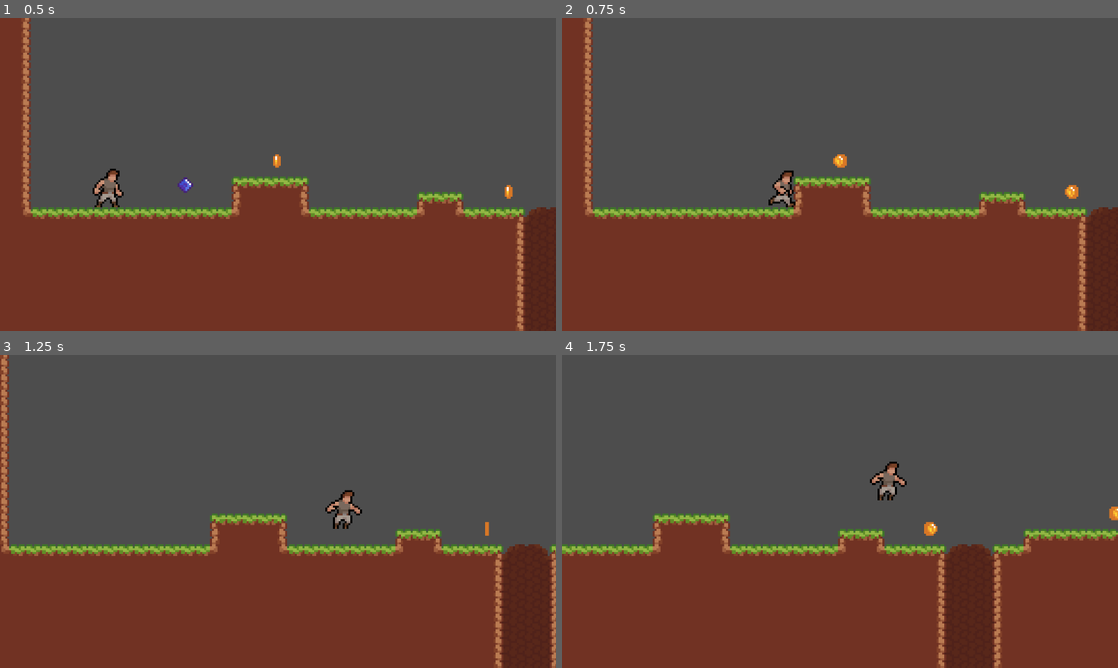
Above: before the commit, frames 1-4 (two rows, left to right).
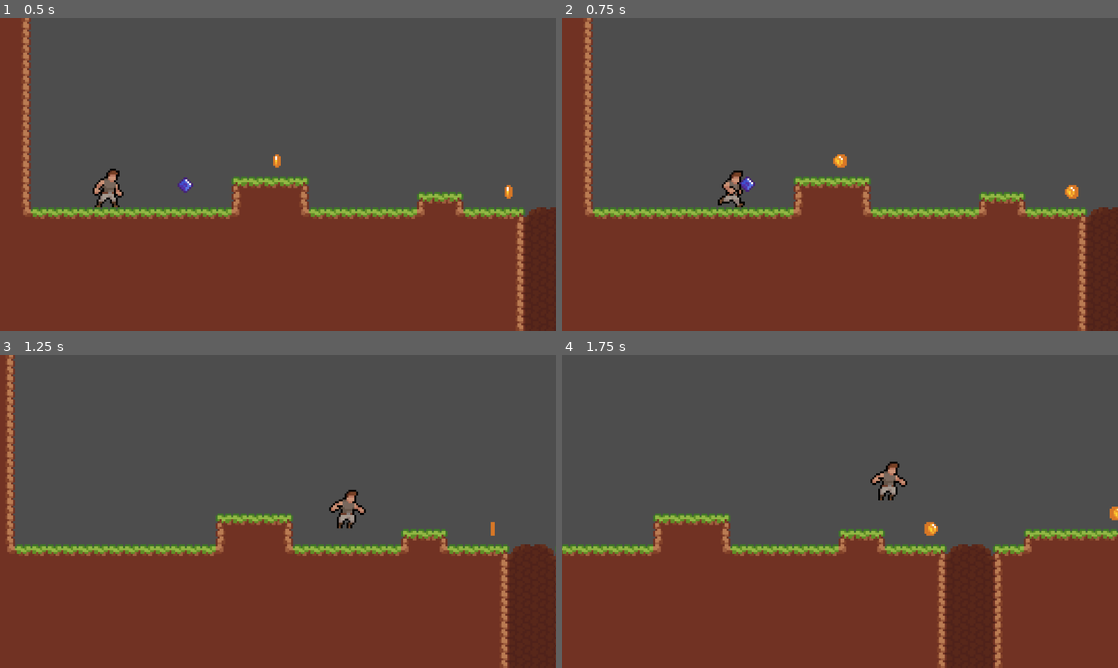
Above: after the commit, the same moments.

Repository: AashaStudios/ProjectRun
Game: Godot game, scene res://scenes/game.tscn
Two runs of this game, one before a commit and one after it. Both use one fixed random seed, a clock stepped at 60 frames per second and the inputs below.
Inputs:
- Up to frame 1 (0.5 s): no input
- Up to frame 2 (0.75 s): hold Right (right) from 0.53 s (still down); tap Z (dash) at 0.6 s
- Up to frame 3 (1.25 s): keep holding Right (right); tap Space (jump) at 0.77 s
- Up to frame 4 (1.75 s): keep holding Right (right); tap Z (dash) at 1.35 s; tap Space (jump) at 1.52 s

Frame 1 is identical in both runs. In frame 2, 0.7% of the frame differs, in the area x 28-42%, y 48-61%; in frame 3, 5.2%, in the area x 0-100%, y 0-100%; in frame 4, 0.8%.

Commit message:
Removed dash for now (error).

Diff:
--- a/scenes/player.gd
+++ b/scenes/player.gd
@@ -5,15 +5,12 @@
 const ACCELERATION: int = 17
 const FRICTION: int = 20
 const JUMP_VELOCITY: int = -275
-const DASH_VELOCITY: int = 1000
 
 var coyote_time_activated: bool = false
-var dashing: bool = false
 
 @onready var sprite: AnimatedSprite2D = $AnimatedSprite2D
 @onready var coyote_timer: Timer = $Timers/CoyoteTimer
 @onready var jump_buffer_timer: Timer = $Timers/JumpBufferTimer
-@onready var dash_cooltime_timer: Timer = $Timers/DashCooltimeTimer
 
 
 func _physics_process(delta: float) -> void:
@@ -22,10 +19,7 @@
 
     var direction: float = Input.get_axis("left", "right")
 
-    if not dashing:
-        handle_running(delta, direction)
-
-    dash()
+    handle_running(delta, direction)
     handle_jump()
     handle_animation(direction)
 
@@ -35,19 +29,6 @@
 func handle_running(delta: float, direction: float) -> void:
     var velocity_weight: float = delta * (ACCELERATION if direction else FRICTION)
     velocity.x = lerp(velocity.x, direction * MAX_SPEED, velocity_weight)
-
-
-func dash() -> void:
-    if Input.is_action_just_pressed("dash") and dash_cooltime_timer.is_stopped():
-        if not sprite.flip_h:
-            velocity.x = DASH_VELOCITY
-        else:
-            velocity.x = -(DASH_VELOCITY)
-
-        dash_cooltime_timer.start()
-        dashing = true
-    else:
-        dashing = false
 
 
 func handle_jump() -> void:
--- a/scenes/player.tscn
+++ b/scenes/player.tscn
@@ -121,7 +121,7 @@
 [node name="AnimatedSprite2D" type="AnimatedSprite2D" parent="."]
 position = Vector2(0, -16)
 sprite_frames = SubResource("SpriteFrames_fjrip")
-animation = &"dash"
+animation = &"idle"
 autoplay = "idle"
 
 [node name="CollisionShape2D" type="CollisionShape2D" parent="."]
@@ -138,6 +138,9 @@
 wait_time = 0.1
 one_shot = true
 
+[node name="DashTimer" type="Timer" parent="Timers"]
+one_shot = true
+
 [node name="DashCooltimeTimer" type="Timer" parent="Timers"]
 wait_time = 5.0
 one_shot = true
